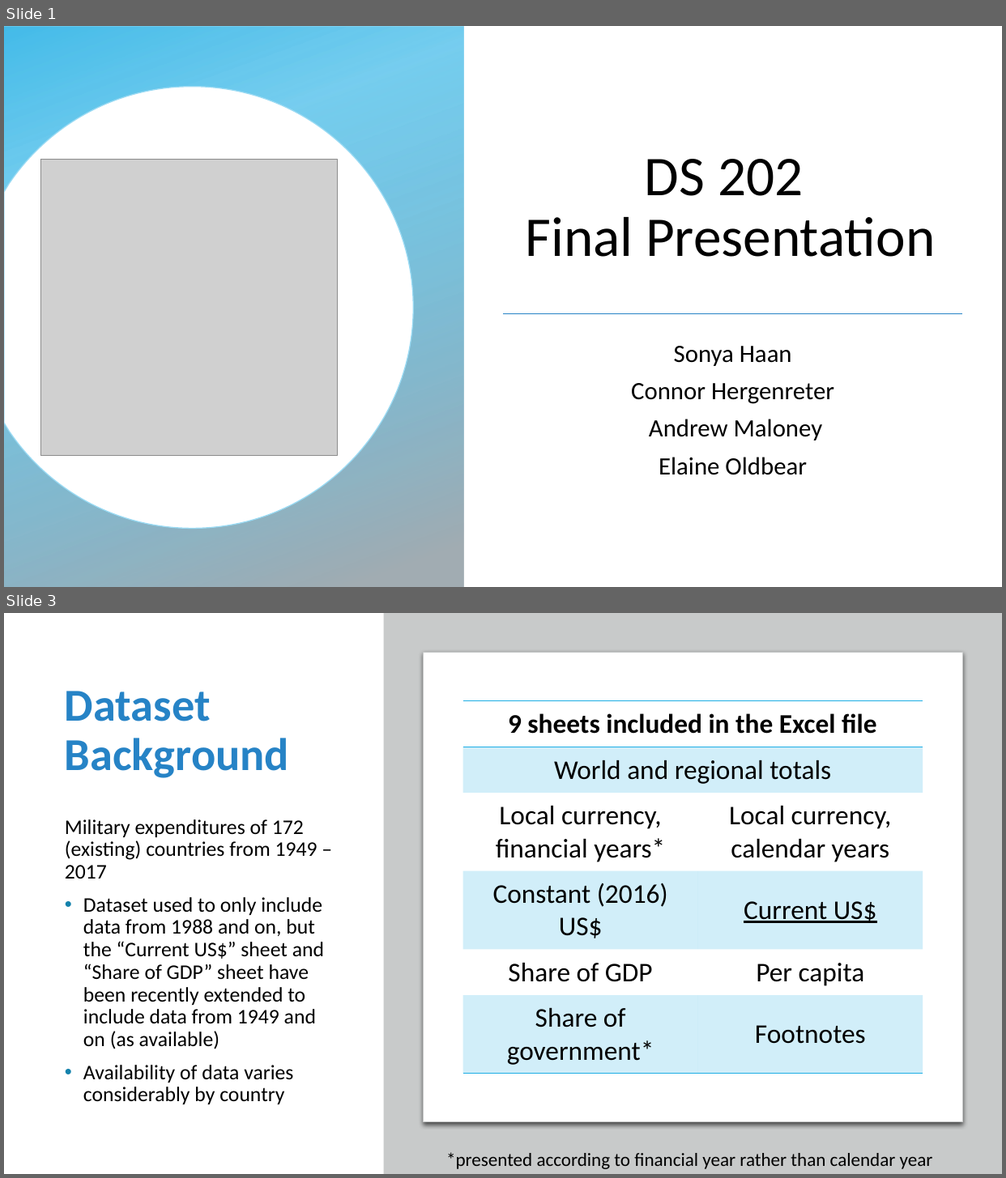
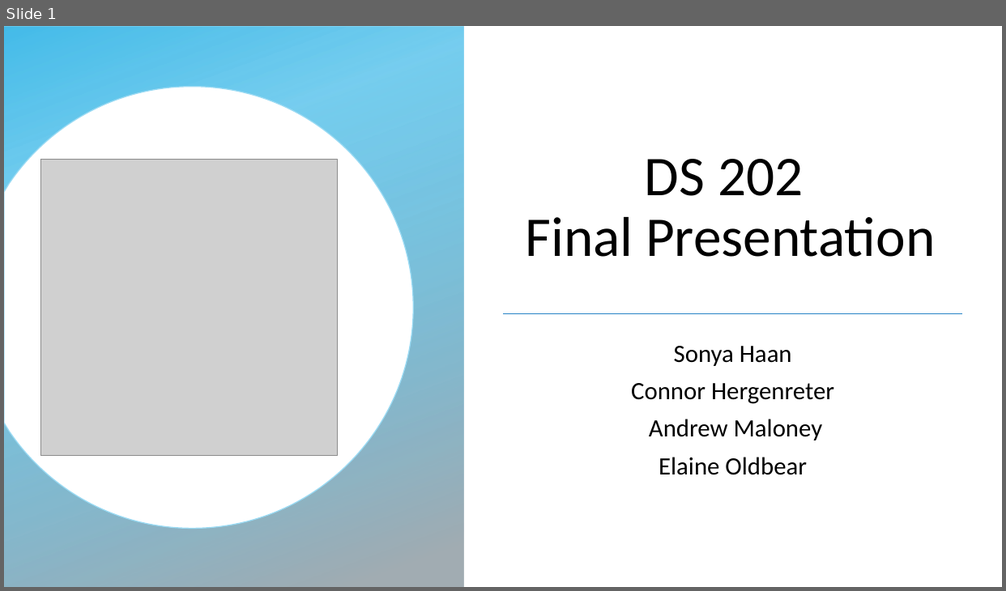
Before and after one commit to xazip/ds202_Final_Project, a slide deck: DS 202 Final Presentation.pptx. Shown one above the other, each under a label of ours: slides 1 and 3 before the commit, slide 1 after it; the slides between them are not shown. The pictures are 1006x1178 and 1006x591 pixels, drawn with LibreOffice and Linux fonts; fonts in the diff are those of the drawing; grey boxes stand for pictures; background and template pictures are left out. Boxes give left, top, right and bottom in pixels: in the first picture for what was removed or moved away, otherwise in the second. Text is boxed around its words. In the diff, an @@ line names an element or a change of style, - is before the commit and + after.

```diff
--- a/DS 202 Final Presentation.pptx
+++ b/DS 202 Final Presentation.pptx
@@ slide 3 removed at (4, 613, 1002, 1174), background #FFFFFF @@
@@ rectangle removed at (384, 613, 1002, 1174) @@
@@ rounded rectangle removed at (424, 653, 962, 1122) @@
@@ title removed at (65, 691, 289, 778) @@
-Dataset Background
@@ table removed at (463, 701, 923, 1074), 6 rows, 2 columns @@
-9 sheets included in the Excel file | 
-World and regional totals | 
-Local currency, financial years* | Local currency, calendar years
-Constant (2016) US$ | Current US$
-Share of GDP | Per capita
-Share of government* | Footnotes
@@ text removed at (65, 820, 324, 1105) @@
-Military expenditures of 172 (existing) countries from 1949 – 2017
-• Dataset used to only include data from 1988 and on, but the “Current US$” sheet and “Share of GDP” sheet have been recently extended to include data from 1949 and on (as available)
-• Availability of data varies considerably by country
@@ text removed at (446, 1152, 933, 1169) @@
-*presented according to financial year rather than calendar year
```
Also in this commit, not shown: 4 slides changed, 11 slides added, 7 other slides removed.
